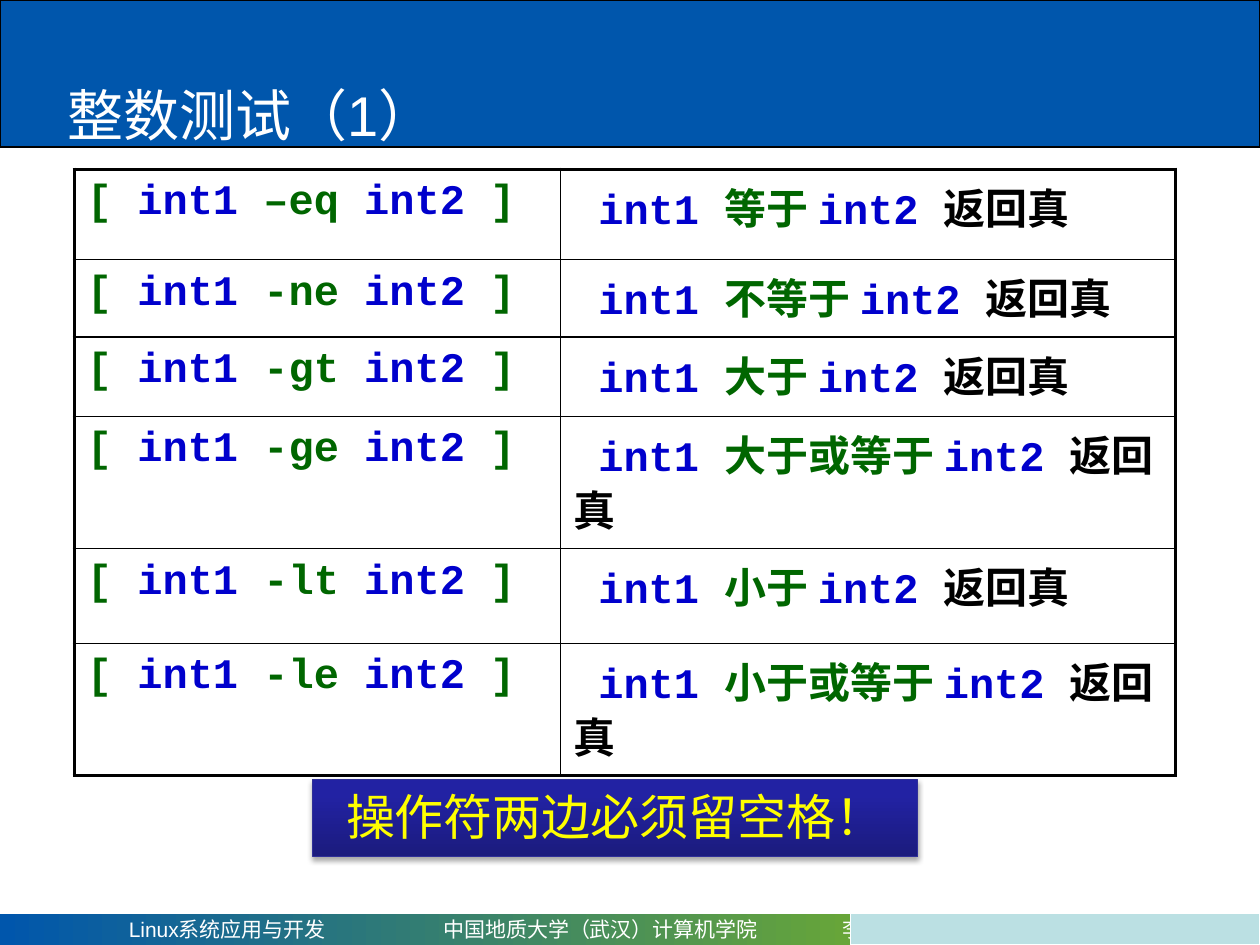
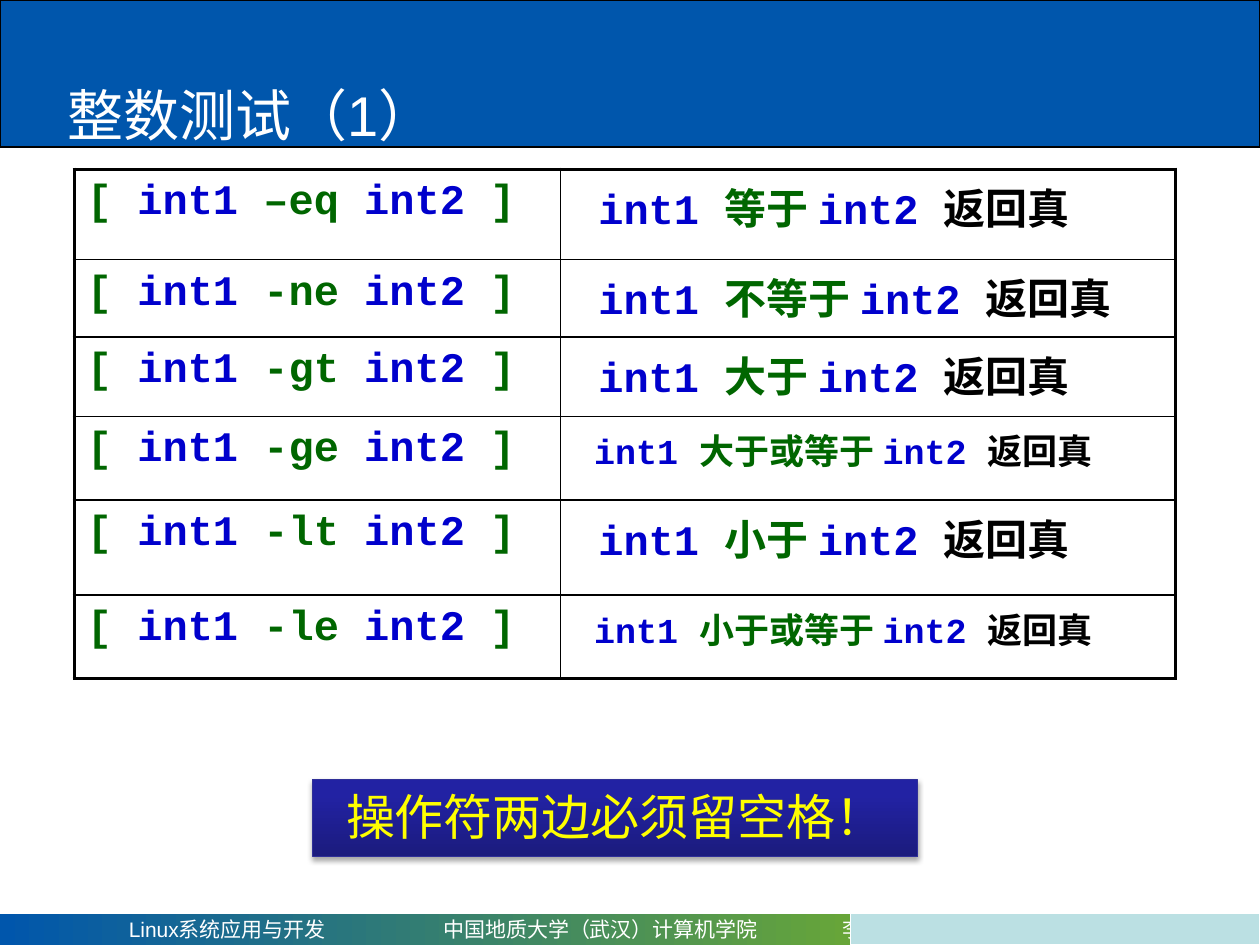
Before and after one commit to mxy493/CUGCS, a slide deck: slide 61 of 3-1大三上/Linux系统应用与开发（康晓军）/课件/第四章 shell编程.pptx (slide 53 before the commit). Drawn at 1260x945 pixels with LibreOffice and Linux fonts; fonts in the diff are those of the drawing. Boxes give left, top, right and bottom in pixels: in the first picture for what was removed or moved away, otherwise in the second. Text is boxed around its words. In the diff, an @@ line names an element or a change of style, - is before the commit and + after.

```diff
--- a/3-1大三上/Linux系统应用与开发（康晓军）/课件/第四章 shell编程.pptx
+++ b/3-1大三上/Linux系统应用与开发（康晓军）/课件/第四章 shell编程.pptx
@@ table at (x1=74, y1=169, x2=1176, y2=670) @@
@@ size 24 to 20 pt in "int1 大于或等于 int2 返回真", "int1 小于或等于 int2 返回真" @@
```
Also in this commit, not shown: 16 other slides changed, 22 slides added, 1 slide removed, 3 other files.
